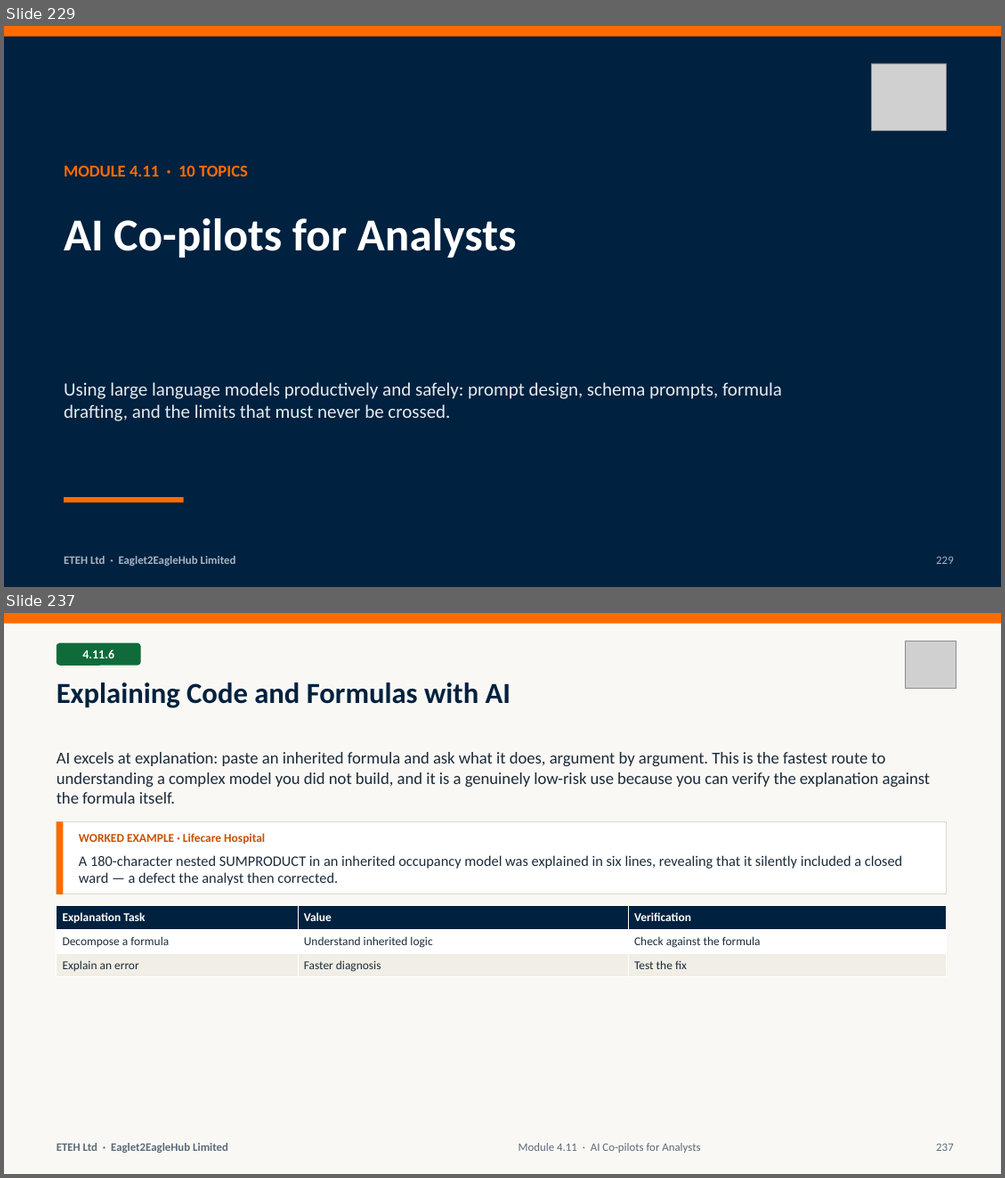
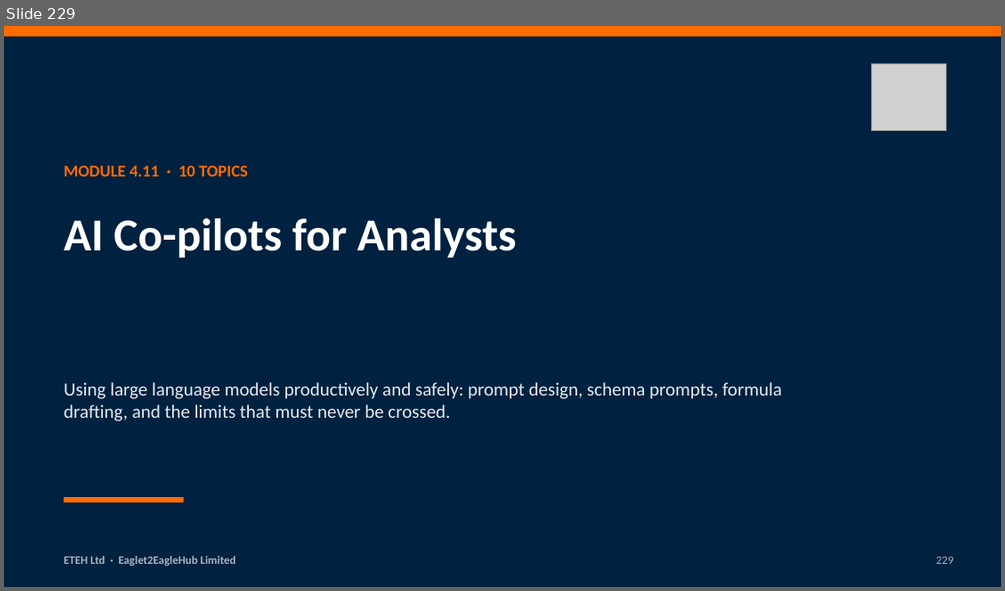
Before and after one commit to MaxiKen/ETEH, a slide deck: ETEH_Bootcamp_Pack/ETEH_Vol4_Week4_Stats_Forecast_AI_Slides.pptx. Shown one above the other, each under a label of ours: slides 229 and 237 before the commit, slide 229 after it; the slides between them are not shown. The pictures are 1005x1178 and 1005x591 pixels, drawn with LibreOffice and Linux fonts; fonts in the diff are those of the drawing; grey boxes stand for pictures. Boxes give left, top, right and bottom in pixels: in the first picture for what was removed or moved away, otherwise in the second. Text is boxed around its words. In the diff, an @@ line names an element or a change of style, - is before the commit and + after.

Commit message:
v2 slides: Modules 4.11-4.14 (Volume 4 complete); Week 4 workbook text fixes; V3 store-count fix

```diff
--- a/ETEH_Bootcamp_Pack/ETEH_Vol4_Week4_Stats_Forecast_AI_Slides.pptx
+++ b/ETEH_Bootcamp_Pack/ETEH_Vol4_Week4_Stats_Forecast_AI_Slides.pptx
@@ slide 237 removed at box(4, 613, 1001, 1174), background #FAF8F4 @@
@@ rectangle removed at box(4, 613, 1001, 624) @@
@@ rounded rectangle removed at box(57, 643, 141, 666) @@
@@ text removed at box(82, 649, 114, 658) @@
-4.11.6
@@ picture removed at box(905, 641, 956, 688) @@
@@ title removed at box(57, 682, 510, 708) @@
-Explaining Code and Formulas with AI
@@ text removed at box(57, 752, 930, 803) @@
-AI excels at explanation: paste an inherited formula and ask what it does, argument by argument. This is the fastest route to understanding a complex model you did not build, and it is a genuinely low-risk use because you can verify the explanation against the formula itself.
@@ rectangle removed at box(57, 821, 947, 894) @@
@@ rectangle removed at box(57, 821, 63, 894) @@
@@ text removed at box(79, 833, 265, 844) @@
-WORKED EXAMPLE · Lifecare Hospital
@@ text removed at box(79, 855, 902, 885) @@
-A 180-character nested SUMPRODUCT in an inherited occupancy model was explained in six lines, revealing that it silently included a closed ward — a defect the analyst then corrected.
@@ table removed at box(57, 906, 947, 977), 3 rows, 3 columns @@
-Explanation Task | Value | Verification
-Decompose a formula | Understand inherited logic | Check against the formula
-Explain an error | Faster diagnosis | Test the fix
@@ text removed at box(57, 1143, 228, 1152) @@
-ETEH Ltd · Eaglet2EagleHub Limited
@@ text removed at box(518, 1143, 700, 1152) @@
-Module 4.11 · AI Co-pilots for Analysts
@@ text removed at box(936, 1143, 954, 1151) @@
-237
```
Also in this commit, not shown: 6 slides changed, 61 slides added, 41 other slides removed, 9 other files.
